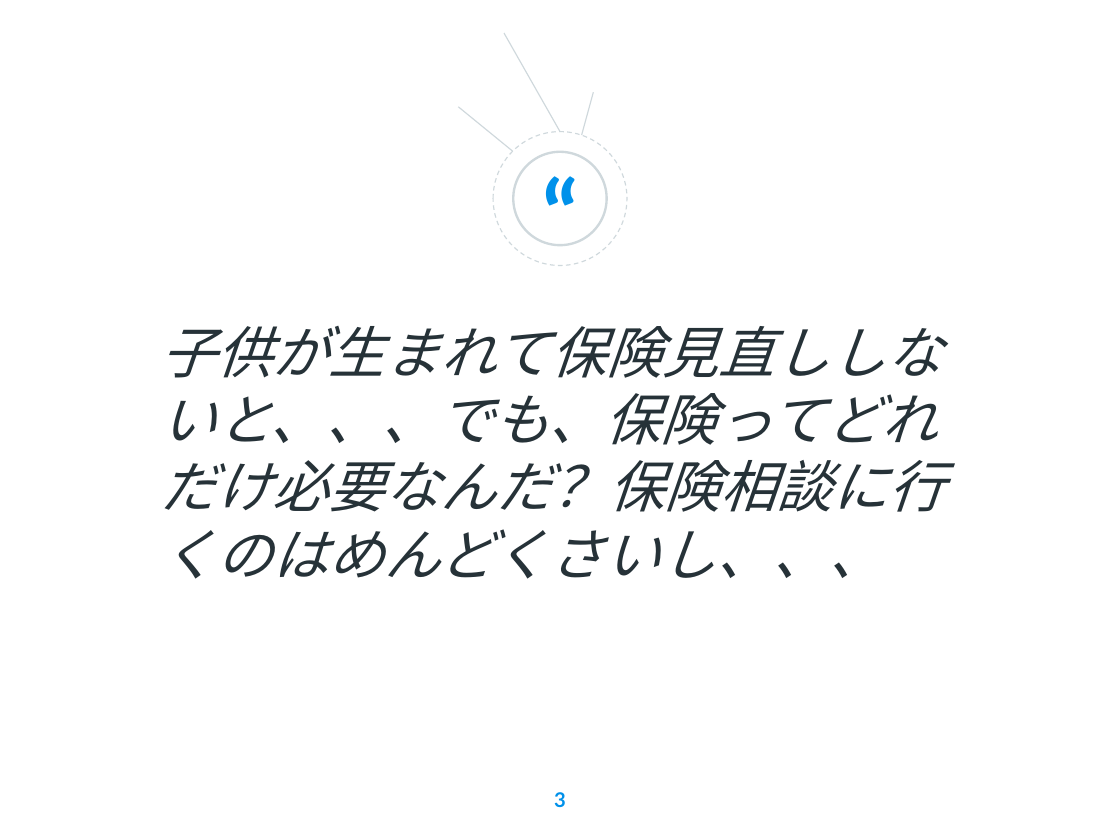
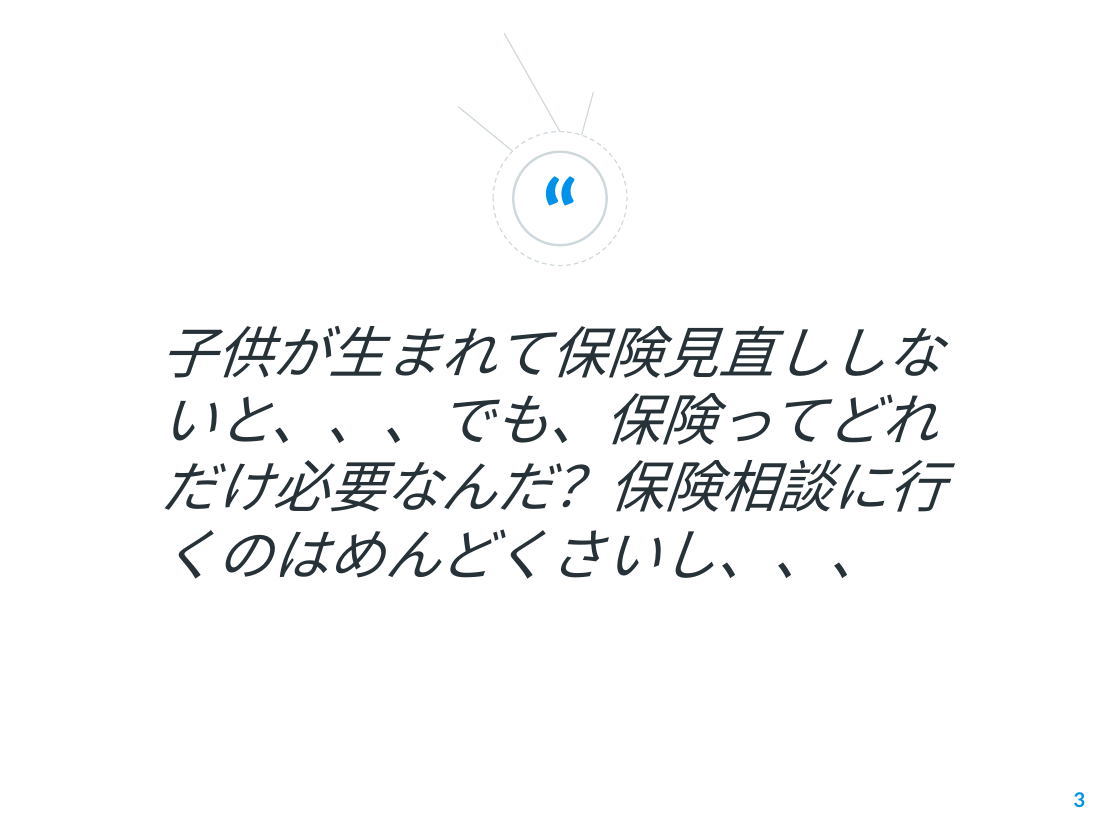
Before and after one commit to Orimai05/arritateam, a slide deck: slide 3 of slide/20190424-25_kaizen_bootcamp.pptx. Drawn at 1120x840 pixels with LibreOffice and Linux fonts; fonts in the diff are those of the drawing; background and template pictures are left out. Boxes give left, top, right and bottom in pixels: in the first picture for what was removed or moved away, otherwise in the second. Text is boxed around its words. In the diff, an @@ line names an element or a change of style, - is before the commit and + after.

```diff
--- a/slide/20190424-25_kaizen_bootcamp.pptx
+++ b/slide/20190424-25_kaizen_bootcamp.pptx
@@ page number: place and size @@
-page number at (554, 792, 566, 807)
+page number at (1074, 792, 1086, 807)
@@ page number at (1074, 792, 1086, 807): alignment centre to right @@
```
Also in this commit, not shown: 3 other slides changed, 3 other files.
